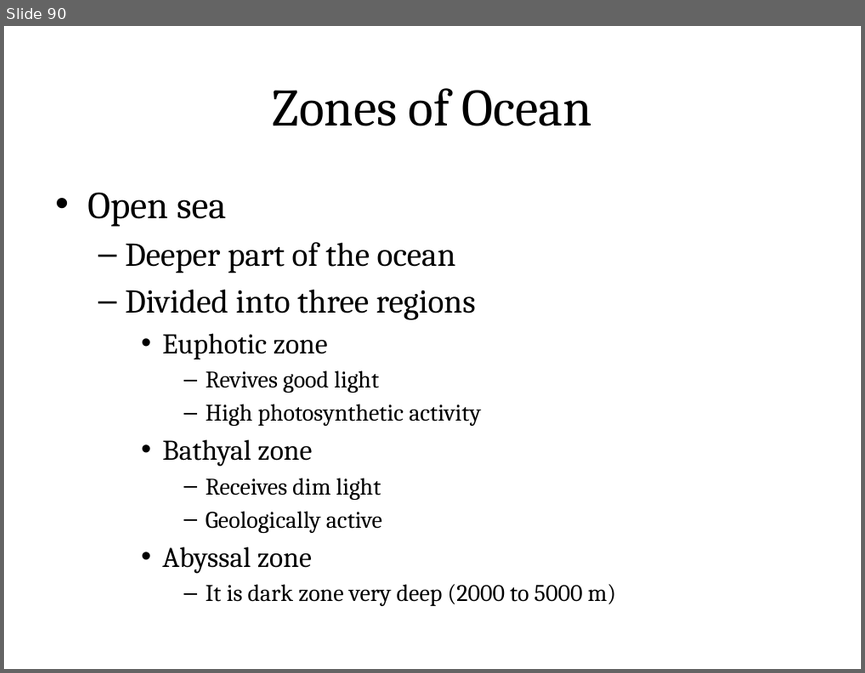
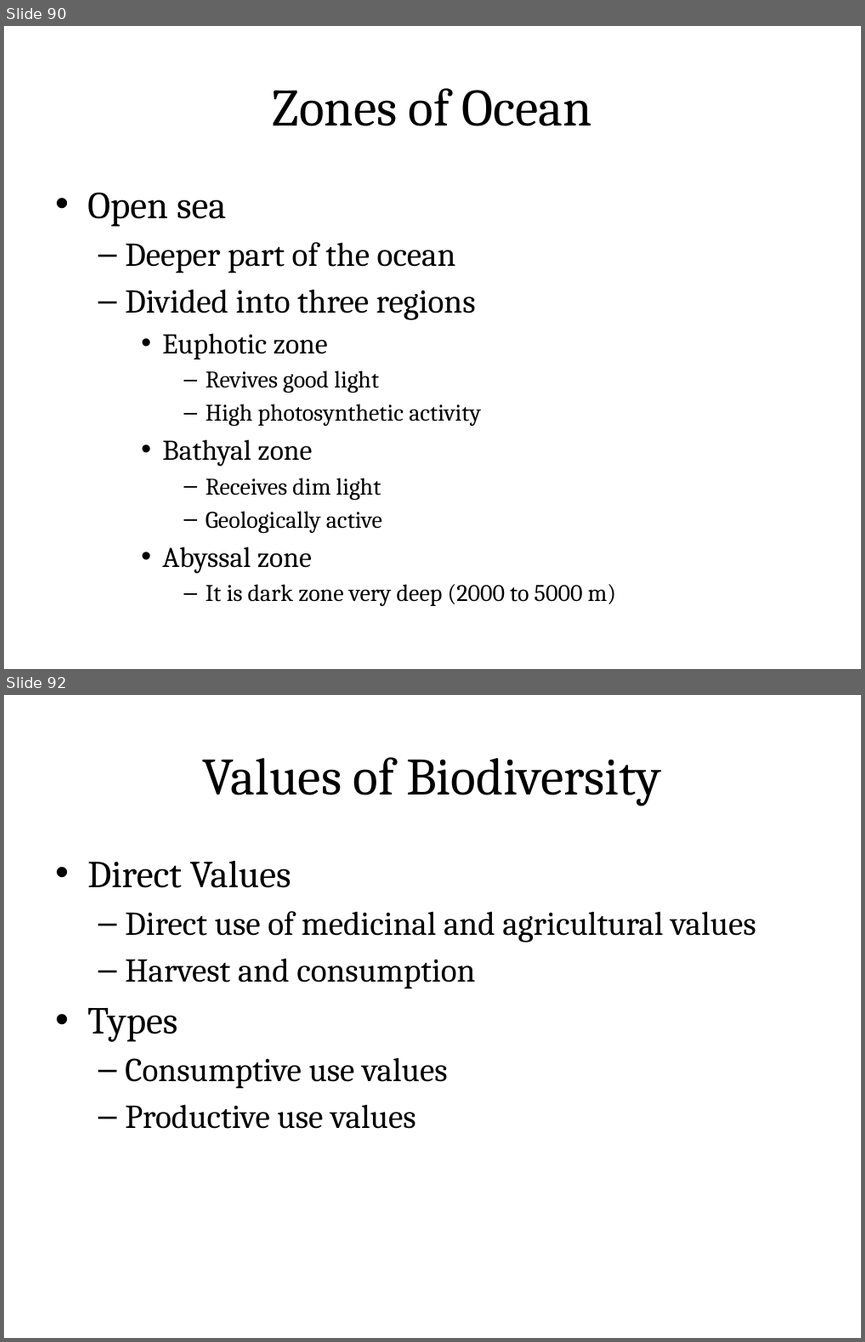
Before and after one commit to rajasekaran36/GE8291-Environmental-Science-and-Engineering, a slide deck: Slides/GE8291-U1.pptx. Shown one above the other, each under a label of ours: slide 90 before the commit, slides 90 and 92 after it; the slides between them are not shown. The pictures are 865x673 and 865x1342 pixels, drawn with LibreOffice and Linux fonts; fonts in the diff are those of the drawing. Boxes give left, top, right and bottom in pixels: in the first picture for what was removed or moved away, otherwise in the second. Text is boxed around its words. In the diff, an @@ line names an element or a change of style, - is before the commit and + after.

```diff
--- a/Slides/GE8291-U1.pptx
+++ b/Slides/GE8291-U1.pptx
@@ slide 92 added at [4, 695, 861, 1338], background #FFFFFF @@
@@ title added at [46, 721, 818, 828], fill gradient #DAFDA7 to #E4FCC2 to #F5FFE7, outline #98B955 0.75 pt, 44 pt, text #000000 @@
+Values of Biodiversity
@@ text added at [87, 861, 756, 1129], 28 pt, text #000000 @@
+• Direct Values
+  – Direct use of medicinal and agricultural values
+  – Harvest and consumption
+• Types
+  – Consumptive use values
+  – Productive use values
```
Also in this commit, not shown: 16 other slides added, 1 other file.
